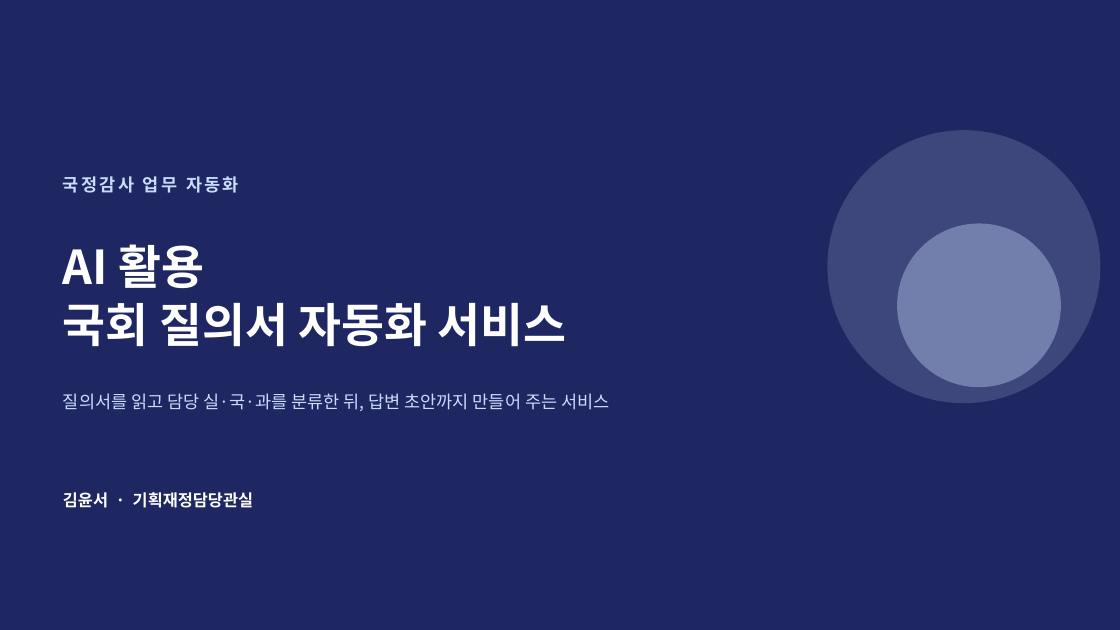
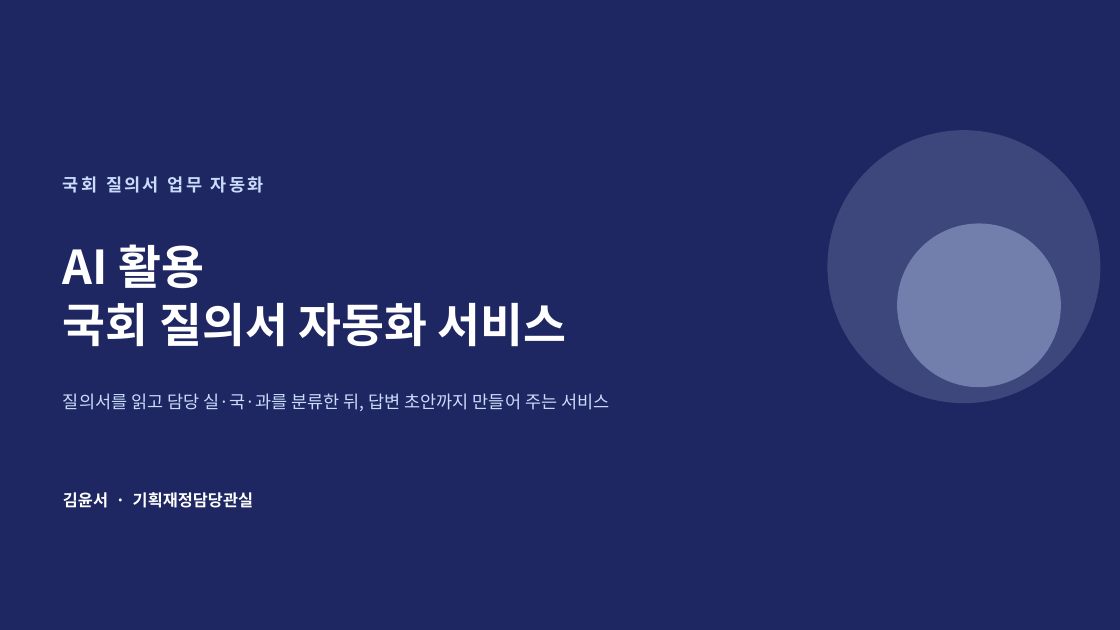
Before and after one commit to yunseoy/assembly-qna, a slide deck: slide 1 of presentation/AI활용_국회질의서_자동화_발표자료.pptx. Drawn at 1120x630 pixels with LibreOffice and Linux fonts; fonts in the diff are those of the drawing. Boxes give left, top, right and bottom in pixels: in the first picture for what was removed or moved away, otherwise in the second. Text is boxed around its words. In the diff, an @@ line names an element or a change of style, - is before the commit and + after.

```diff
--- a/presentation/AI활용_국회질의서_자동화_발표자료.pptx
+++ b/presentation/AI활용_국회질의서_자동화_발표자료.pptx
@@ text at (x1=63, y1=176, x2=264, y2=193): text changed @@
-국정감사 업무 자동화
+국회 질의서 업무 자동화
```
Also in this commit, not shown: 6 other slides changed, 1 slide added, 11 other files.
